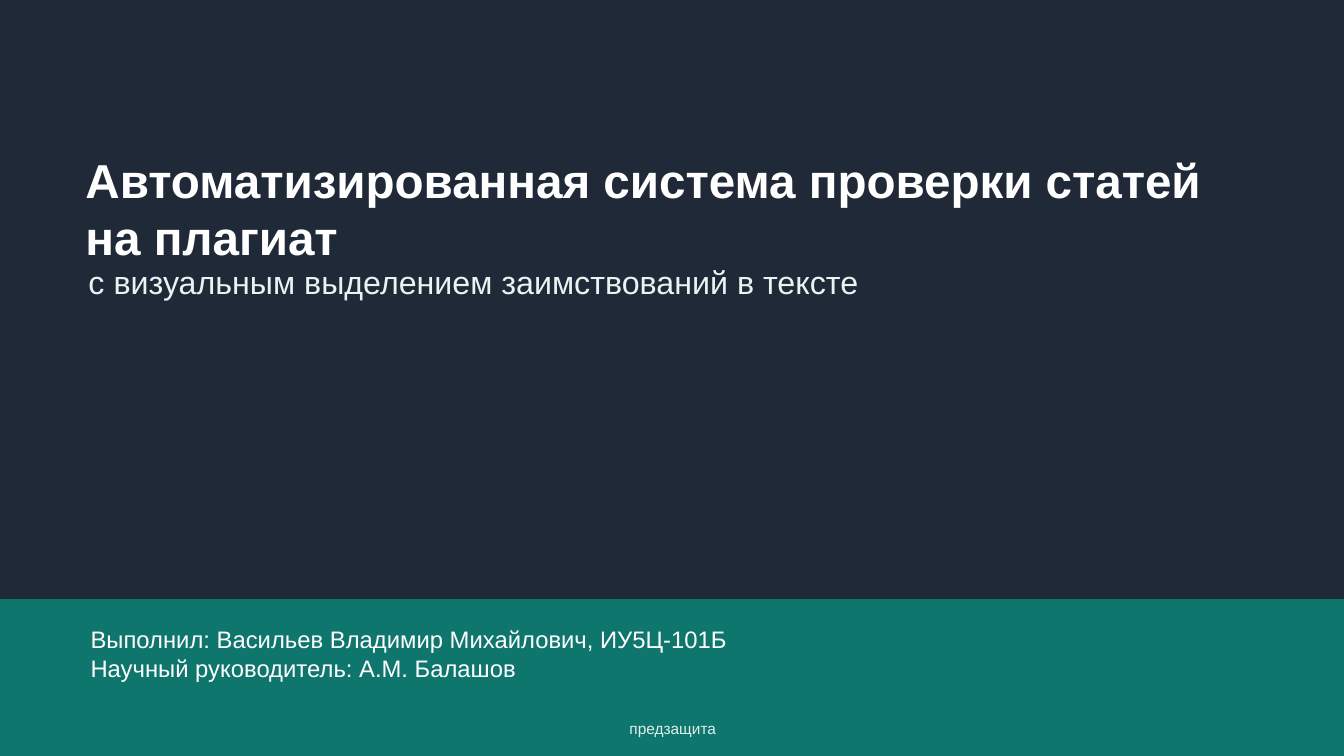
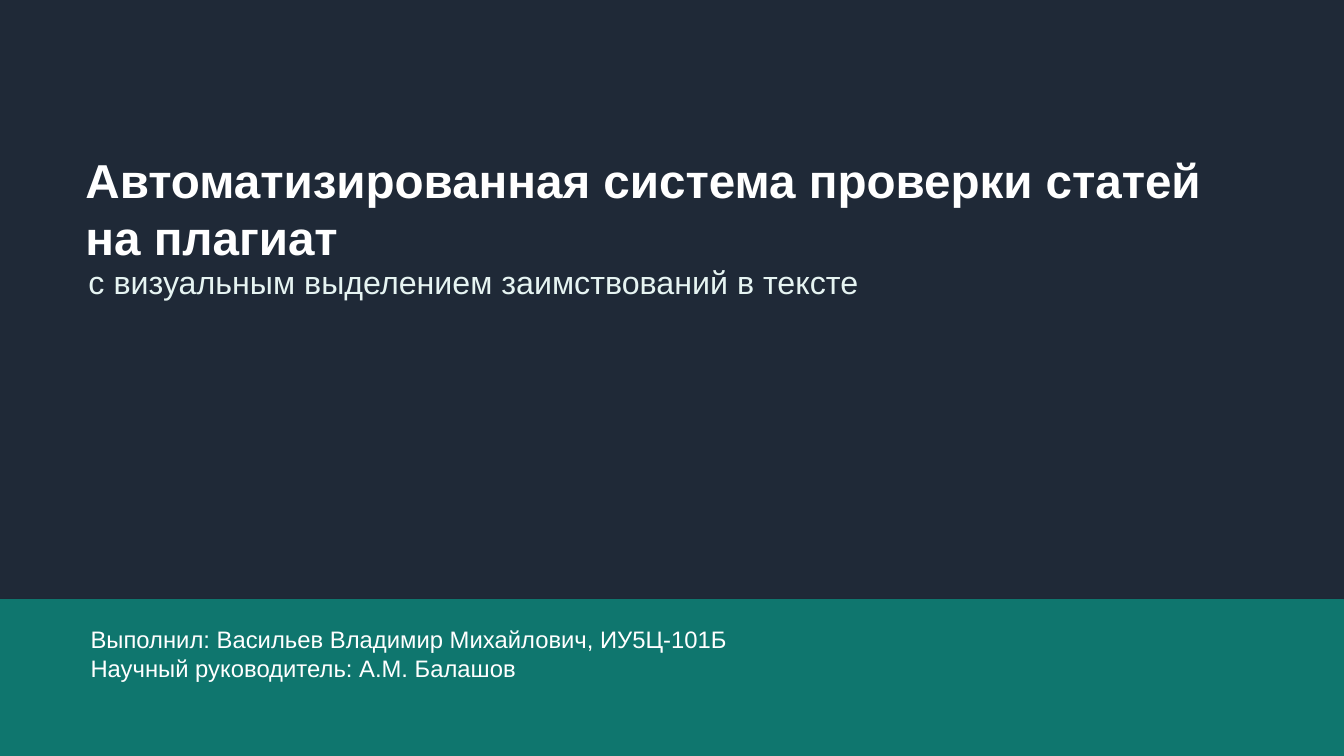
Before and after one commit to a1233sd/dp, a slide deck: slide 1 of Презентация.pptx. Drawn at 1344x756 pixels with LibreOffice and Linux fonts; fonts in the diff are those of the drawing. Boxes give left, top, right and bottom in pixels: in the first picture for what was removed or moved away, otherwise in the second. Text is boxed around its words. In the diff, an @@ line names an element or a change of style, - is before the commit and + after.

```diff
--- a/Презентация.pptx
+++ b/Презентация.pptx
@@ text removed at <box>629,725,716,737</box> @@
-предзащита
```
Also in this commit, not shown: 1 slide removed.
